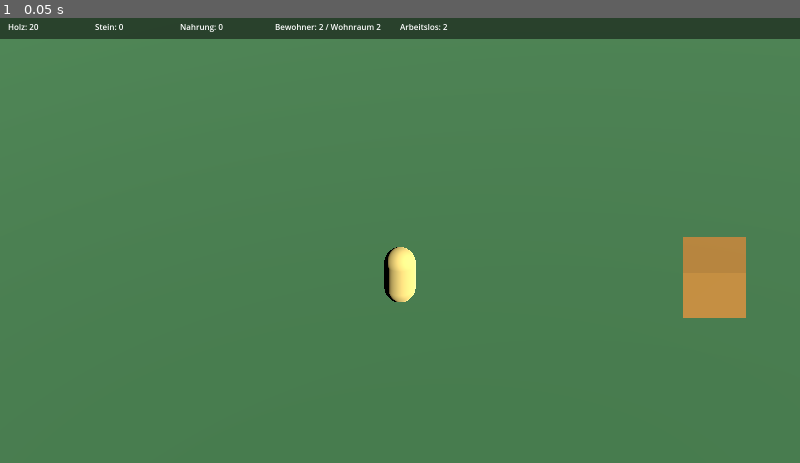
Above: before the commit, frame 1.
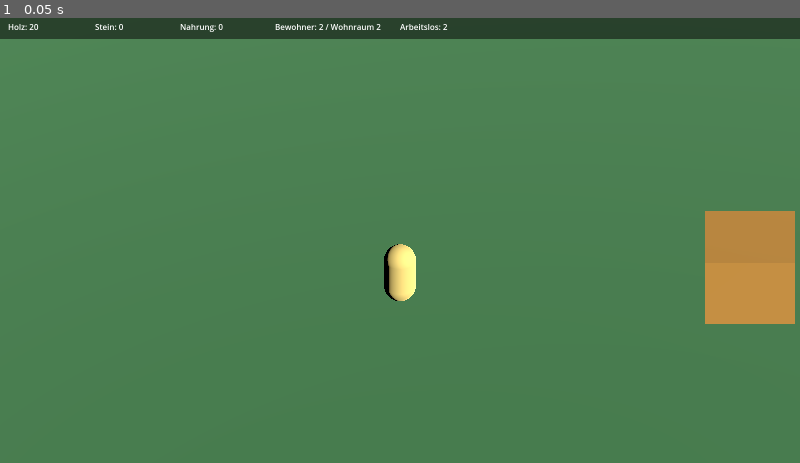
Above: after the commit, the same moment.

Repository: Ranu4922/CodexGame
Game: Godot game, scene res://scenes/Main.tscn
The game is run twice, just before and just after one commit, with the same random seed, the same clock (stepped at 60 frames per second) and the same inputs.
Inputs:
- Up to frame 1 (0.05 s): no input

The runs differ from the first frame. In frame 1, 2.5% of the frame differs, in the area x 48-100%, y 43-69%.

Commit message:
Tune PlayerWorld transition and proportions

Diff:
--- a/scenes/PlayerWorld.tscn
+++ b/scenes/PlayerWorld.tscn
@@ -12,14 +12,14 @@
 size = Vector3(36, 0.1, 36)
 
 [sub_resource type="CapsuleMesh" id="CapsuleMesh_player"]
-radius = 0.35
-height = 1.35
+radius = 0.32
+height = 1.25
 
 [sub_resource type="StandardMaterial3D" id="StandardMaterial3D_player"]
 albedo_color = Color(0.86, 0.76, 0.42, 1)
 
 [sub_resource type="BoxMesh" id="BoxMesh_village_center"]
-size = Vector3(1.4, 1.2, 1.4)
+size = Vector3(1.8, 1.5, 1.8)
 
 [sub_resource type="StandardMaterial3D" id="StandardMaterial3D_village_center"]
 albedo_color = Color(0.69, 0.49, 0.19, 1)
@@ -38,14 +38,14 @@
 shape = SubResource("BoxShape3D_ground")
 
 [node name="Player" type="Node3D" parent="."]
-transform = Transform3D(1, 0, 0, 0, 1, 0, 0, 0, 1, -4, 0.675, 0)
+transform = Transform3D(1, 0, 0, 0, 1, 0, 0, 0, 1, -4, 0.625, 0)
 
 [node name="PlayerMesh" type="MeshInstance3D" parent="Player"]
 mesh = SubResource("CapsuleMesh_player")
 surface_material_override/0 = SubResource("StandardMaterial3D_player")
 
 [node name="VillageCenter" type="Node3D" parent="."]
-transform = Transform3D(1, 0, 0, 0, 1, 0, 0, 0, 1, 3, 0.6, 0)
+transform = Transform3D(1, 0, 0, 0, 1, 0, 0, 0, 1, 3, 0.75, 0)
 
 [node name="VillageCenterMesh" type="MeshInstance3D" parent="VillageCenter"]
 mesh = SubResource("BoxMesh_village_center")
@@ -55,9 +55,9 @@
 transform = Transform3D(1, 0, 0, 0, 1, 0, 0, 0, 1, -4, 0.675, 0)
 
 [node name="Camera3D" type="Camera3D" parent="CameraRig"]
-transform = Transform3D(1, 0, 0, 0, 0.819152, 0.573576, 0, -0.573576, 0.819152, 0, 8, 10)
+transform = Transform3D(1, 0, 0, 0, 0.819152, 0.573576, 0, -0.573576, 0.819152, 0, 7.5, 9.5)
 projection = 1
-size = 10.0
+size = 9.0
 current = true
 
 [node name="DirectionalLight3D" type="DirectionalLight3D" parent="."]
--- a/scripts/player_world.gd
+++ b/scripts/player_world.gd
@@ -2,9 +2,9 @@
 
 signal settlement_management_requested
 
-@export var move_speed: float = 6.0
-@export var interaction_distance: float = 2.4
-@export var interaction_hint_height: float = 1.8
+@export var move_speed: float = 4.5
+@export var interaction_distance: float = 2.7
+@export var interaction_hint_height: float = 2.1
 
 @onready var player: Node3D = $Player
 @onready var camera_rig: Node3D = $CameraRig
@@ -28,7 +28,10 @@
 	set_process_input(active)
 	set_process_unhandled_input(active)
 	if active:
+		_update_camera()
 		camera.current = true
+	else:
+		_stop_movement()
 
 
 func _process(delta: float) -> void:
@@ -91,6 +94,11 @@
 	player.global_position = current_position + direction.normalized() * step_distance
 
 
+func _stop_movement() -> void:
+	target_position = player.global_position
+	has_move_target = false
+
+
 func _update_camera() -> void:
 	camera_rig.global_position = player.global_position
 
